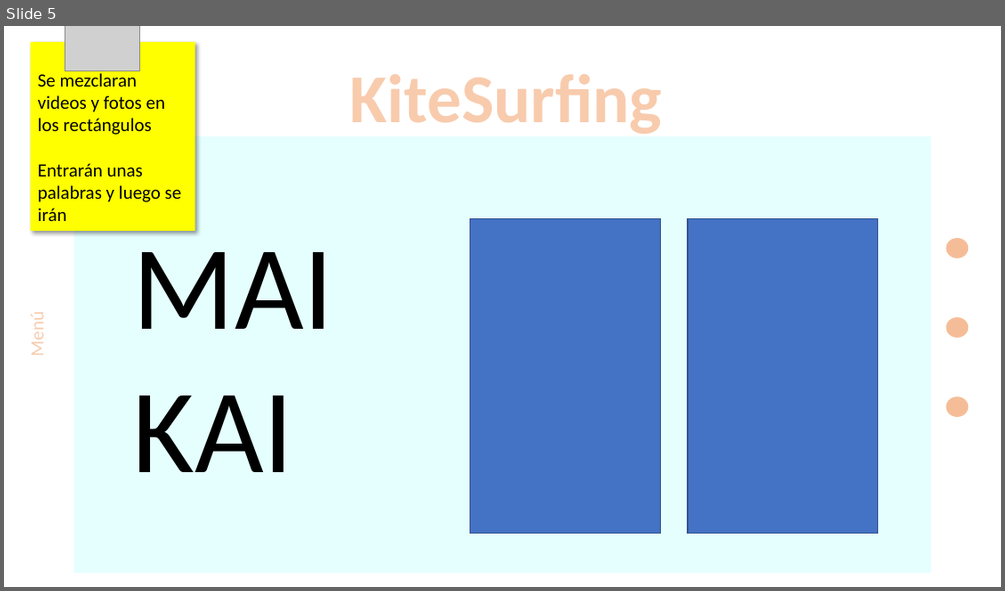
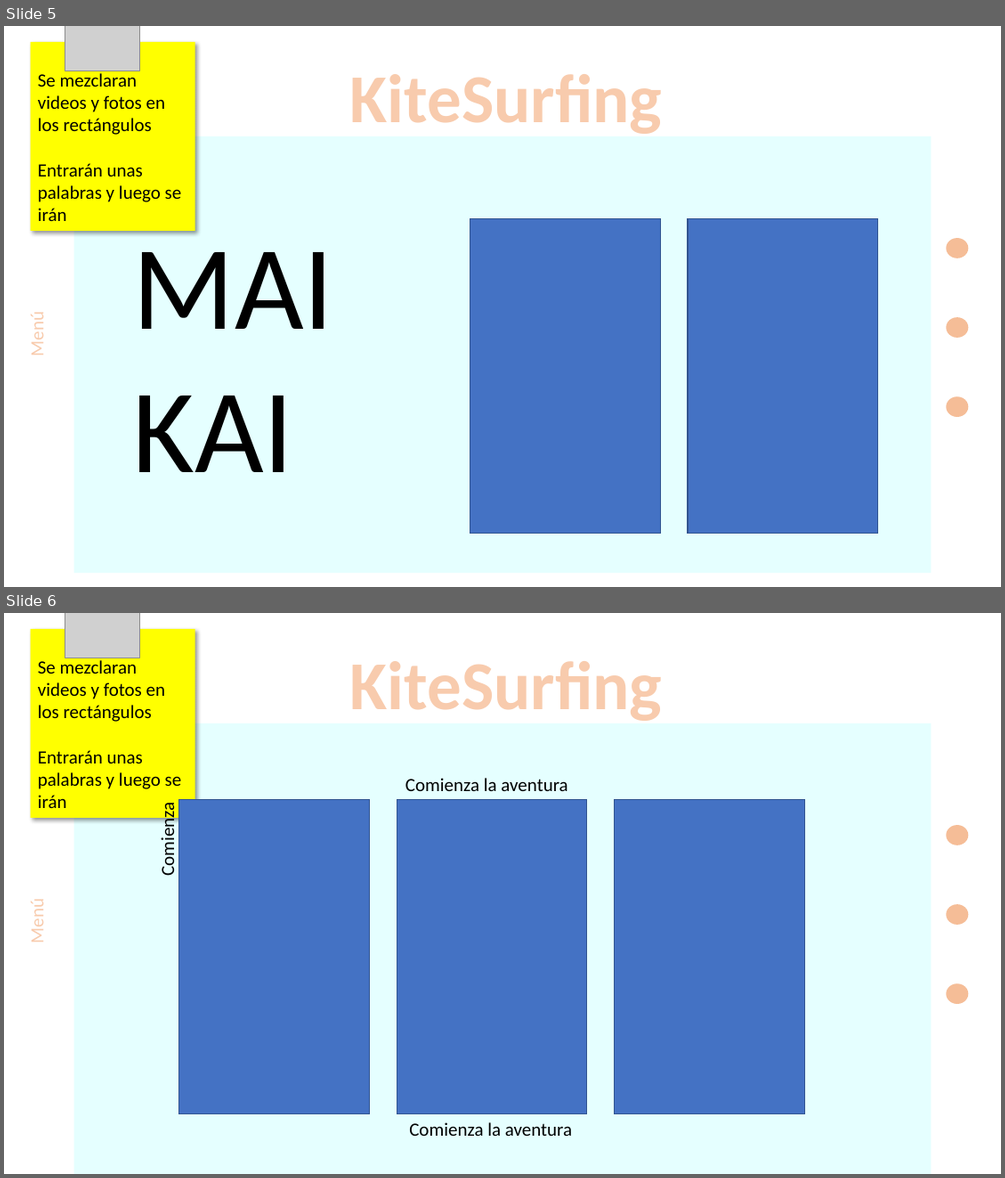
Before and after one commit to AyraNixx/KiteSurf_PaulaMH, a slide deck: Presentación1 [Autoguardado].pptx. Shown one above the other, each under a label of ours: slide 5 before the commit, slides 5 and 6 after it. The pictures are 1005x591 and 1005x1178 pixels, drawn with LibreOffice and Linux fonts; fonts in the diff are those of the drawing; grey boxes stand for pictures. Boxes give left, top, right and bottom in pixels: in the first picture for what was removed or moved away, otherwise in the second. Text is boxed around its words. In the diff, an @@ line names an element or a change of style, - is before the commit and + after.

```diff
--- a/Presentación1 [Autoguardado].pptx
+++ b/Presentación1 [Autoguardado].pptx
@@ slide 6 added at (4, 613, 1001, 1174), background #FFFFFF @@
@@ rectangle added at (30, 629, 194, 817), fill #FFFF00, 18 pt, text #000000 @@
+Se mezclaran videos y fotos en los rectángulos
+Entrarán unas palabras y luego se irán
@@ picture added at (65, 613, 139, 657) @@
@@ text added at (350, 661, 663, 721), 66 pt, text #F8CBAD, bold @@
+KiteSurfing
@@ rectangle added at (74, 723, 931, 1174), fill #E5FFFF @@
@@ rectangle added at (179, 799, 369, 1113), fill #4472C4, outline #325491 1 pt @@
@@ rectangle added at (396, 799, 587, 1113), fill #4472C4, outline #325491 1 pt @@
@@ text added at (405, 778, 567, 791), 18 pt, text #000000 @@
+Comienza la aventura
@@ rectangle added at (615, 799, 804, 1113), fill #4472C4, outline #325491 1 pt @@
@@ text added at (156, 809, 179, 874), 18 pt, text #000000 @@
+Comienza
@@ ellipse added at (947, 825, 969, 844), fill #ED7D31 at 50% opacity @@
@@ text added at (25, 903, 48, 941), 18 pt, text #F8CBAD @@
+Menú
@@ ellipse added at (947, 904, 969, 925), fill #ED7D31 at 50% opacity @@
@@ ellipse added at (947, 983, 969, 1004), fill #ED7D31 at 50% opacity @@
@@ text added at (409, 1122, 572, 1135), 18 pt, text #000000 @@
+Comienza la aventura
```
Also in this commit, not shown: 2 other slides added, 56 other files.
